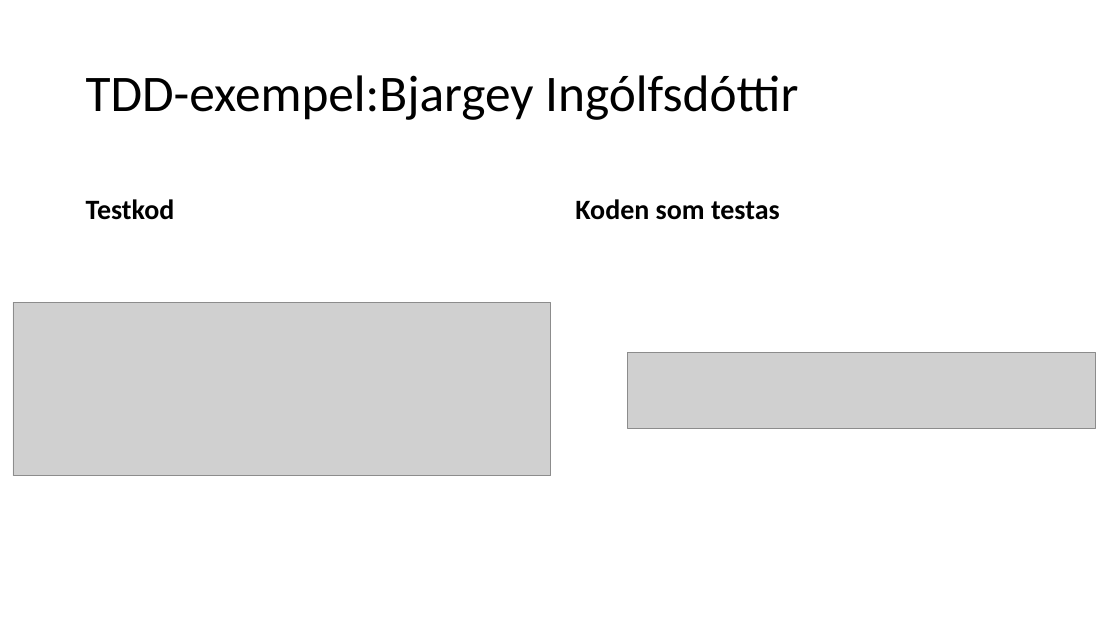
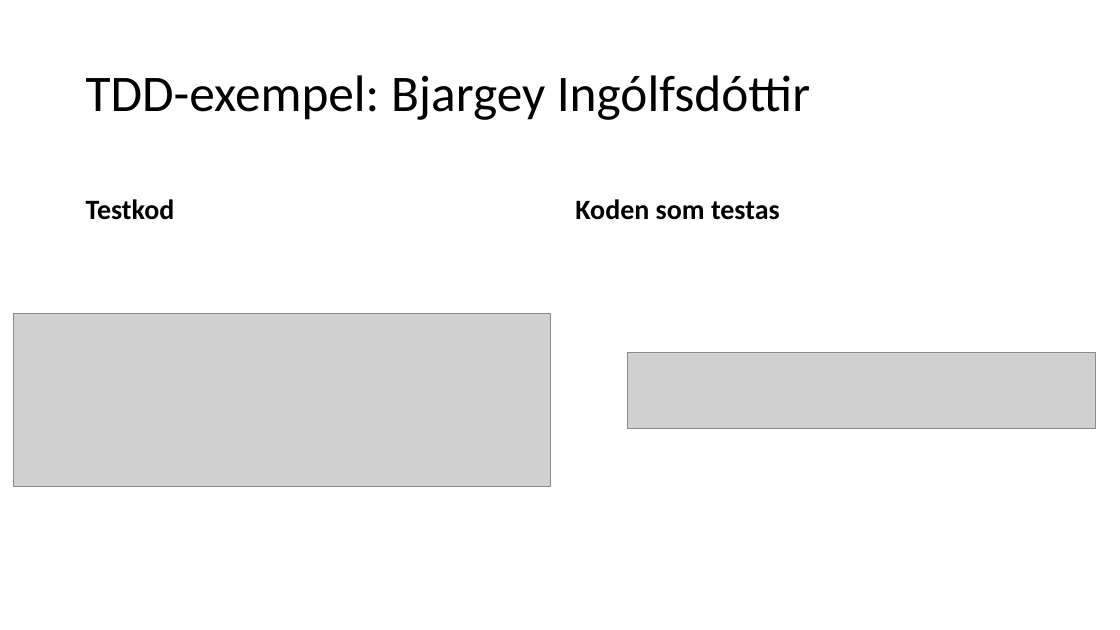
Before and after one commit to knopp10000/Inte_Roligt, a slide deck: slide 13 of slutredovisning.pptx. Drawn at 1120x630 pixels with LibreOffice and Linux fonts; fonts in the diff are those of the drawing; grey boxes stand for pictures. Boxes give left, top, right and bottom in pixels: in the first picture for what was removed or moved away, otherwise in the second. Text is boxed around its words. In the diff, an @@ line names an element or a change of style, - is before the commit and + after.

```diff
--- a/slutredovisning.pptx
+++ b/slutredovisning.pptx
@@ title at box(86, 75, 810, 120): spaces changed @@
-TDD-exempel:Bjargey Ingólfsdóttir
+TDD-exempel: Bjargey Ingólfsdóttir
@@ picture: place and size @@
-picture at box(13, 302, 551, 476)
+picture at box(13, 313, 551, 487)
```
Also in this commit, not shown: 3 other slides changed, 4 slides added, 3 slides removed.
